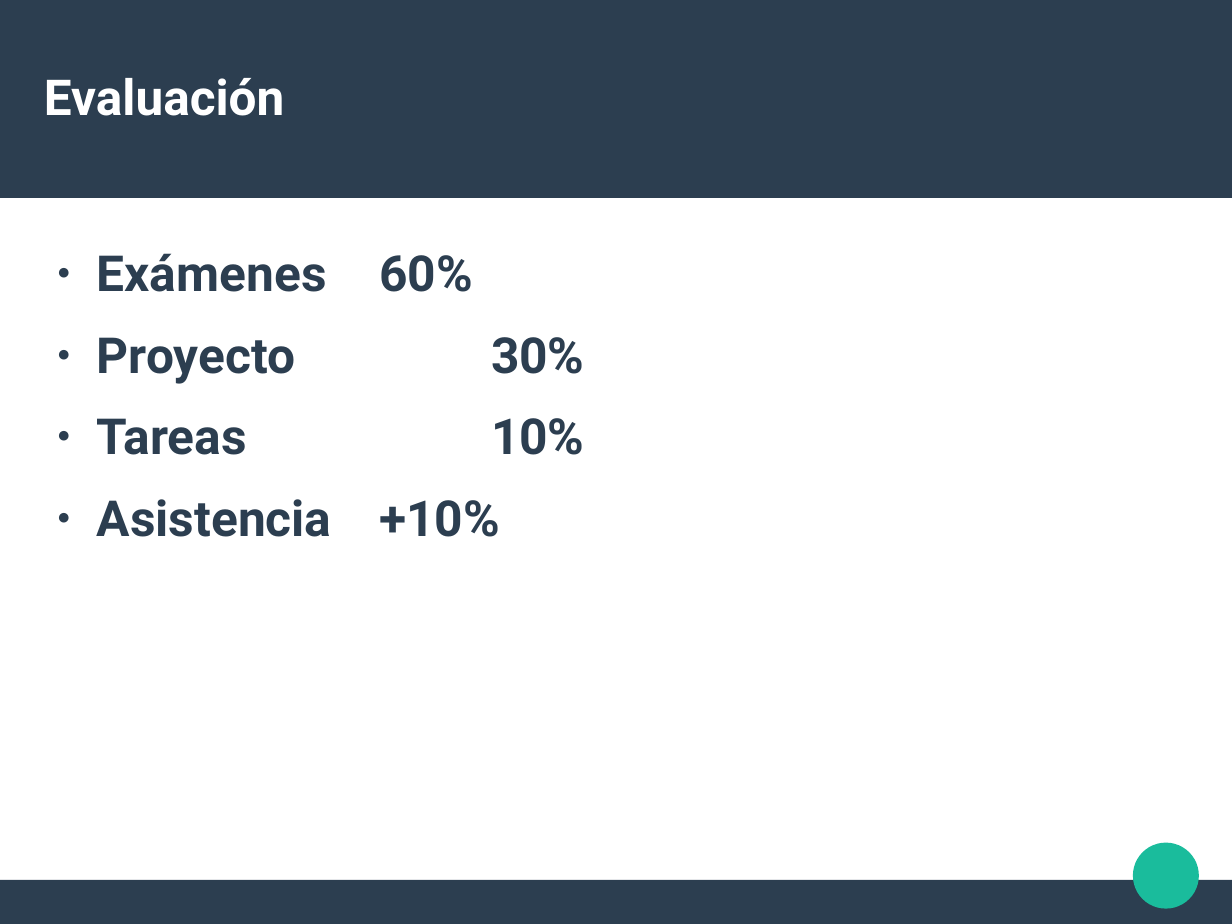
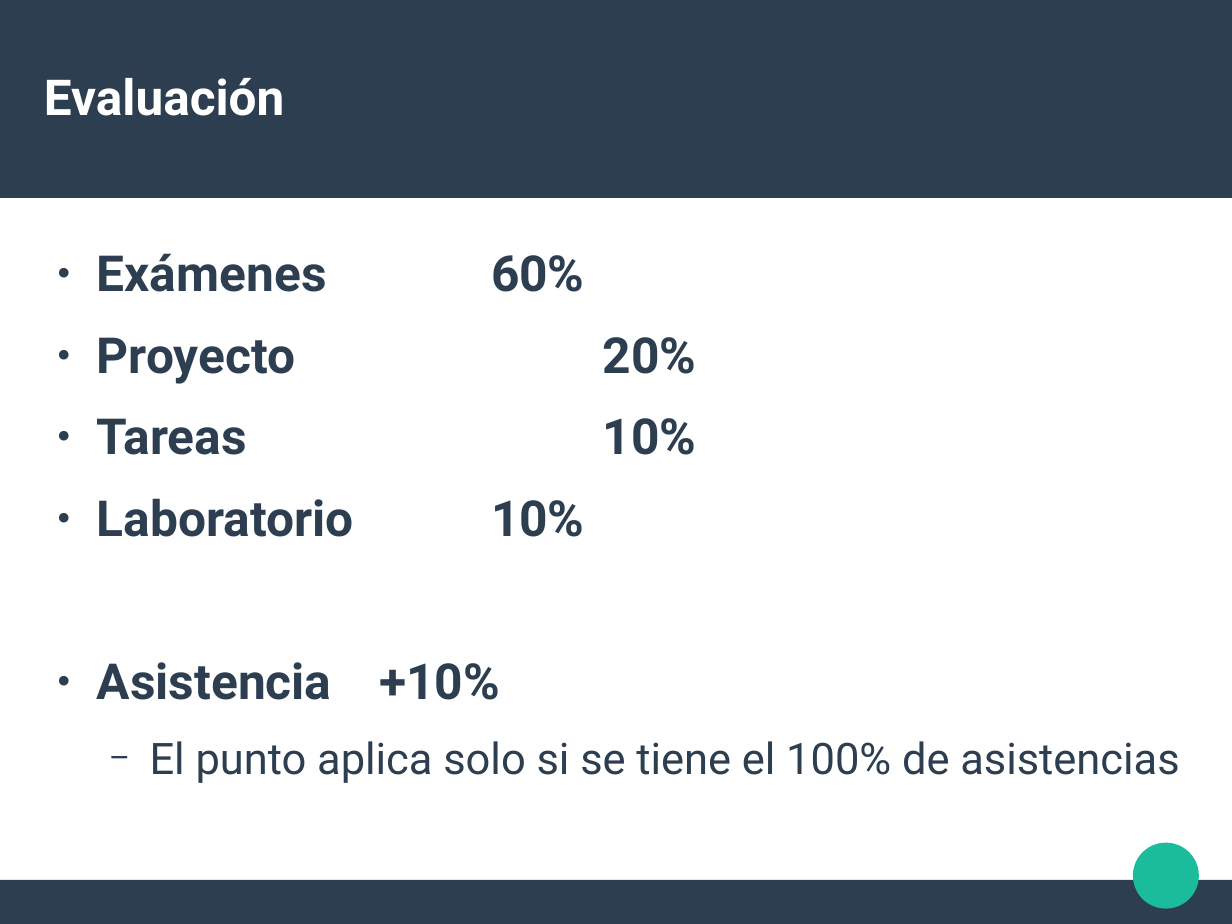
Before and after one commit to liowiki/EDA1-20192, a slide deck: slide 5 of Presentacion.odp. Drawn at 1232x924 pixels with LibreOffice and Linux fonts; fonts in the diff are those of the drawing. Boxes give left, top, right and bottom in pixels: in the first picture for what was removed or moved away, otherwise in the second. Text is boxed around its words. In the diff, an @@ line names an element or a change of style, - is before the commit and + after.

```diff
--- a/Presentacion.odp
+++ b/Presentacion.odp
@@ text at box(97, 337, 697, 384): text changed @@
-● Proyecto 30%
+● Proyecto 20%
@@ text at box(97, 498, 500, 700): paragraph added @@
+● Laboratorio 10%
@@ text at box(150, 741, 1179, 783): paragraph added @@
+  − El punto aplica solo si se tiene el 100% de asistencias
```
Also in this commit, not shown: 3 other slides changed.
